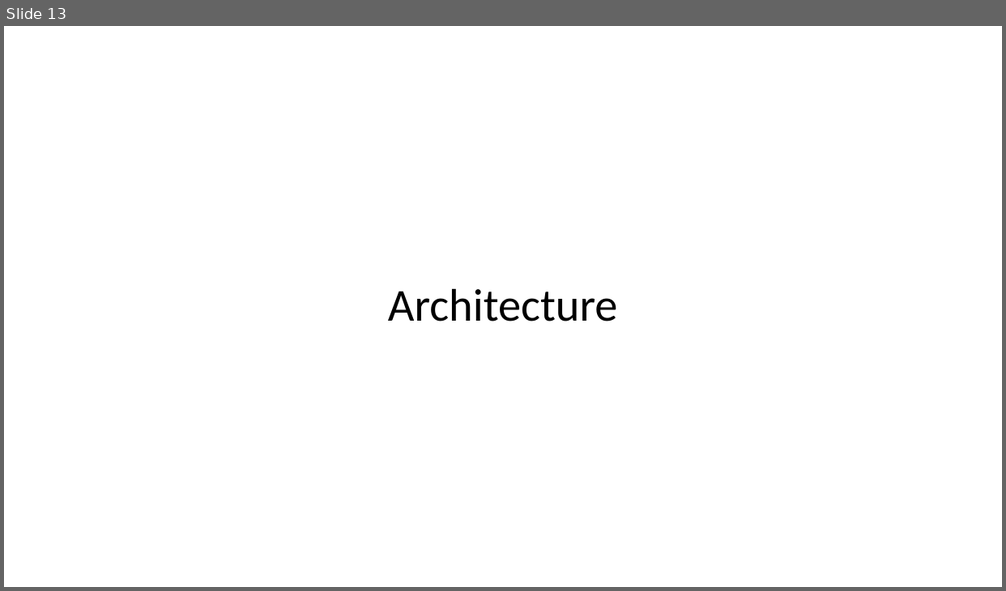
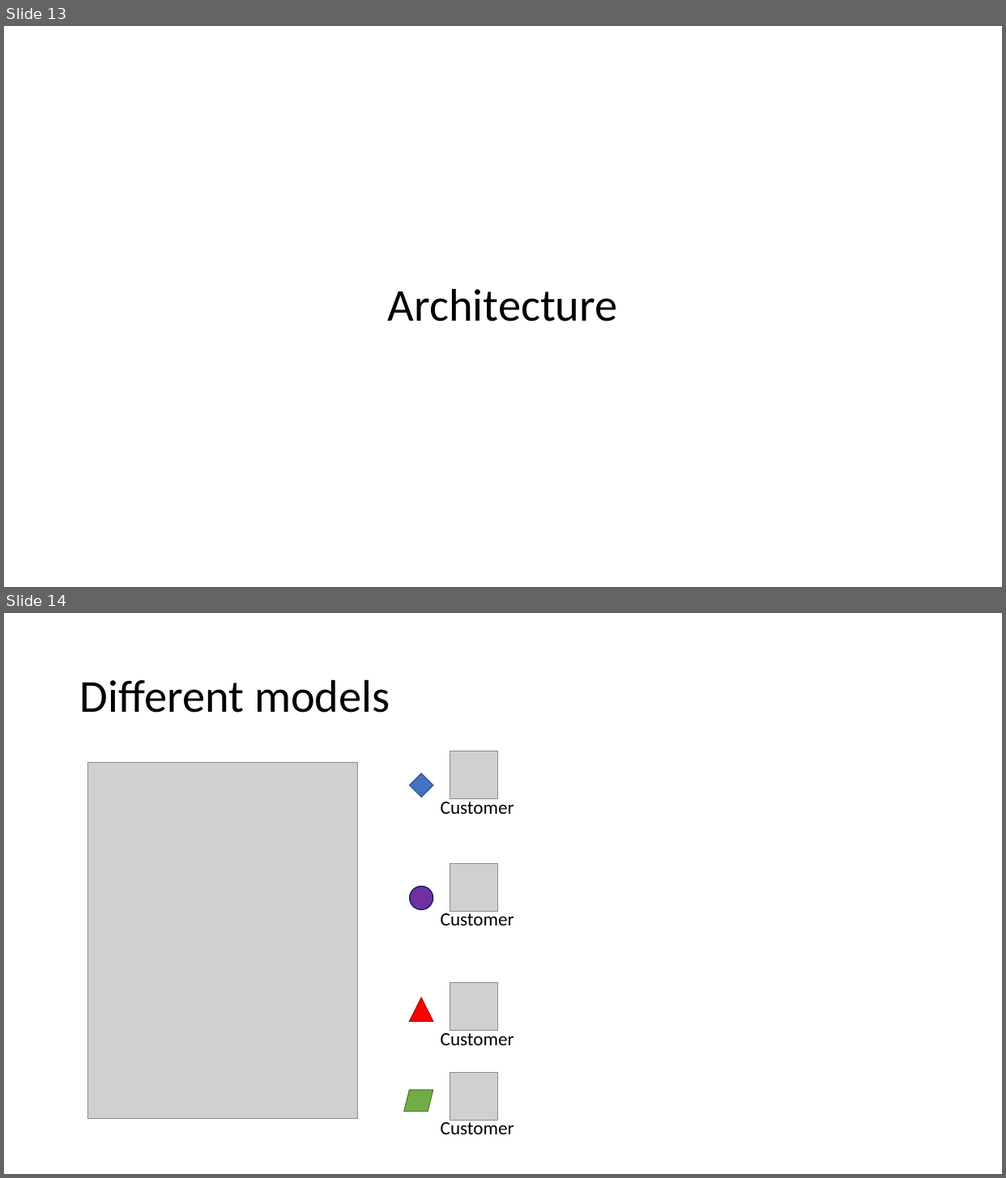
Before and after one commit to RosarioBrancato/SpeechBasedGroceries, a slide deck: Documentation/presentation.pptx. Shown one above the other, each under a label of ours: slide 13 before the commit, slides 13 and 14 after it. The pictures are 1006x591 and 1006x1178 pixels, drawn with LibreOffice and Linux fonts; fonts in the diff are those of the drawing; grey boxes stand for pictures. Boxes give left, top, right and bottom in pixels: in the first picture for what was removed or moved away, otherwise in the second. Text is boxed around its words. In the diff, an @@ line names an element or a change of style, - is before the commit and + after.

```diff
--- a/Documentation/presentation.pptx
+++ b/Documentation/presentation.pptx
@@ slide 14 added at (4,613,1002,1174), background #FFFFFF @@
@@ title added at (80,679,390,713), 44 pt, text #000000 @@
+Different models
@@ picture added at (450,752,498,799) @@
@@ picture added at (88,763,358,1119) @@
@@ diamond added at (410,774,433,797), fill #4472C4, outline #325491 1 pt @@
@@ text added at (441,798,514,814), 18 pt, text #000000 @@
+Customer
@@ picture added at (450,864,498,912) @@
@@ ellipse added at (410,886,433,909), fill #7030A0, outline #002060 1 pt @@
@@ text added at (441,910,514,926), 18 pt, text #000000 @@
+Customer
@@ triangle added at (410,998,433,1021), fill #FF0000, outline #C00000 1 pt @@
@@ picture added at (450,983,498,1031) @@
@@ text added at (441,1029,514,1046), 18 pt, text #000000 @@
+Customer
@@ picture added at (450,1072,498,1121) @@
@@ parallelogram added at (404,1091,434,1112), fill #70AD47, outline #538035 1 pt @@
@@ text added at (441,1119,514,1135), 18 pt, text #000000 @@
+Customer
```
Also in this commit, not shown: 4 other slides added.
